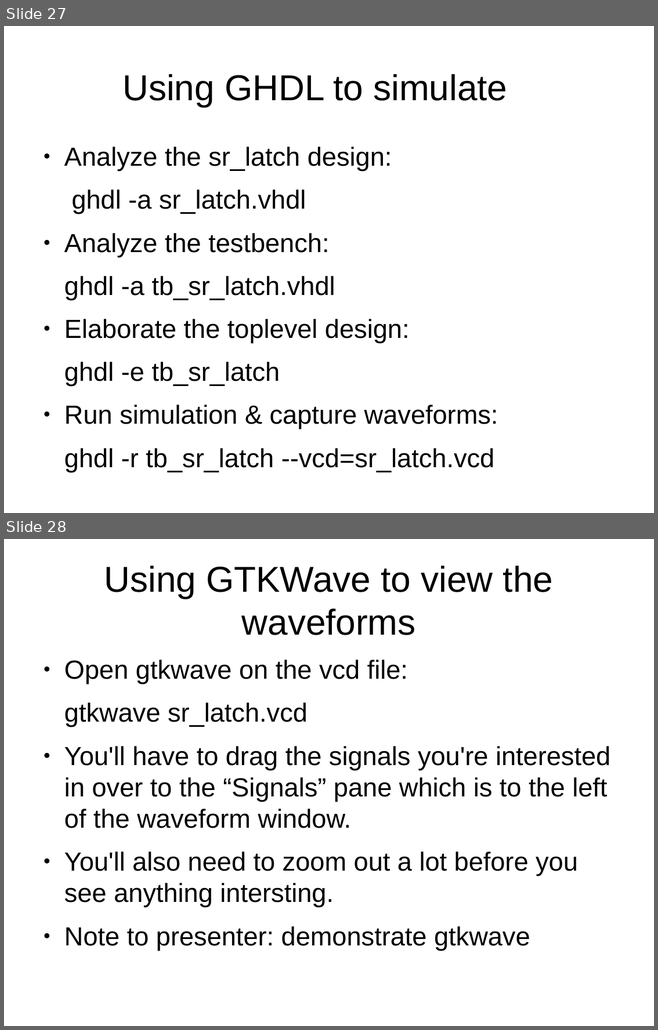
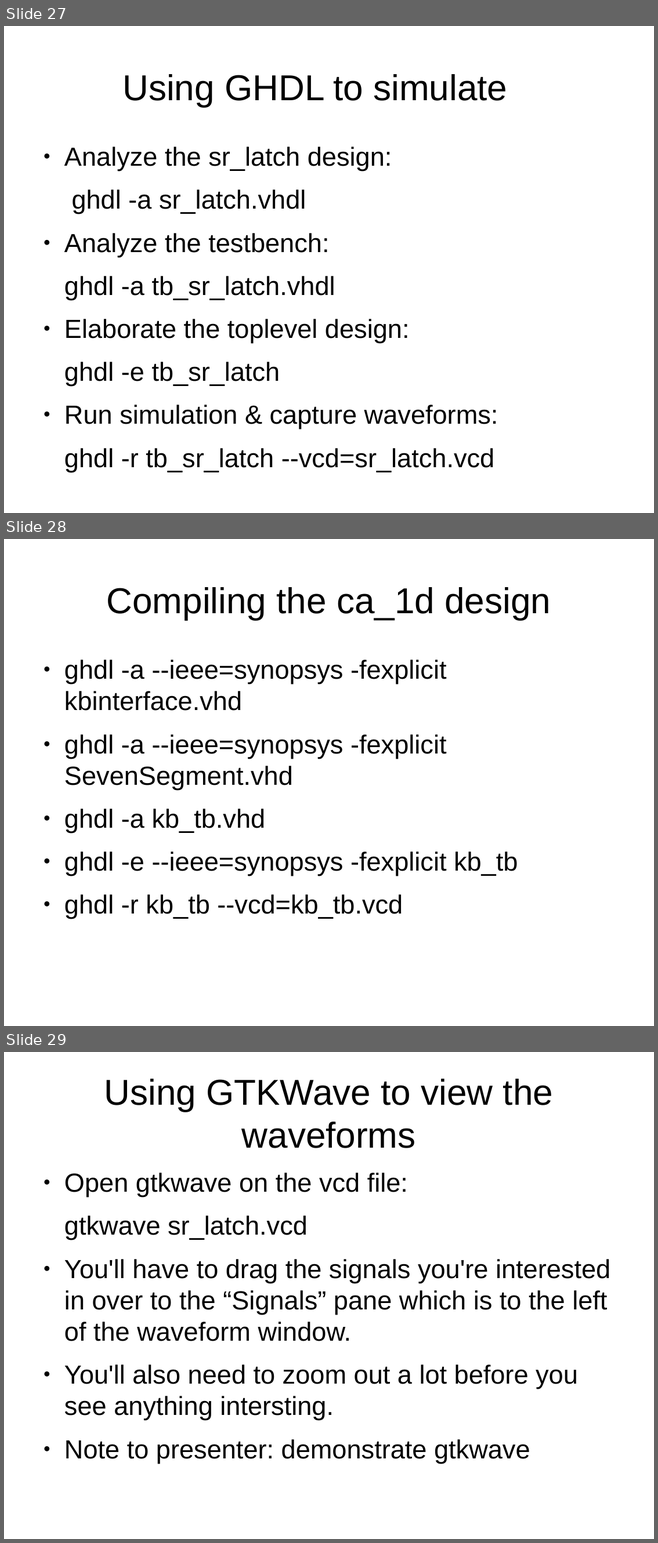
Before and after one commit to philtomson/fpga_pres, a slide deck: fpga_pres.odp. Shown one above the other, each under a label of ours: slides 27 and 28 before the commit, slides 27, 28 and 29 after it. The pictures are 658x1030 and 658x1543 pixels, drawn with LibreOffice and Linux fonts; fonts in the diff are those of the drawing. Boxes give left, top, right and bottom in pixels: in the first picture for what was removed or moved away, otherwise in the second. Text is boxed around its words. In the diff, an @@ line names an element or a change of style, - is before the commit and + after.

```diff
--- a/fpga_pres.odp
+++ b/fpga_pres.odp
@@ slide 28 added at (4, 539, 654, 1026), background #FFFFFF @@
@@ title added at (106, 587, 550, 620), 44 pt, text #000000 @@
+Compiling the ca_1d design
@@ text added at (64, 660, 517, 919), 32 pt, text #000000 @@
+● ghdl -a --ieee=synopsys -fexplicit kbinterface.vhd
+● ghdl -a --ieee=synopsys -fexplicit SevenSegment.vhd
+● ghdl -a kb_tb.vhd
+● ghdl -e --ieee=synopsys -fexplicit kb_tb
+● ghdl -r kb_tb --vcd=kb_tb.vcd
@@ what was slide 28 is now slide 29 @@
```
Also in this commit, not shown: 5 slides changed.
